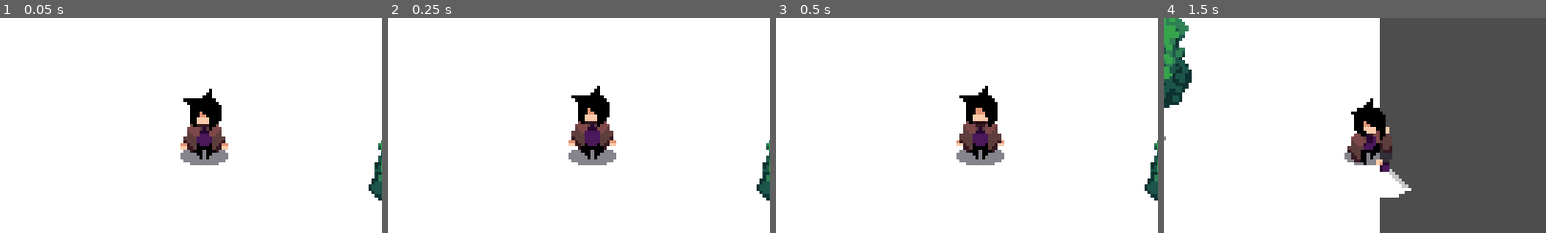
Above: before the commit, frames 1-4 (left to right).
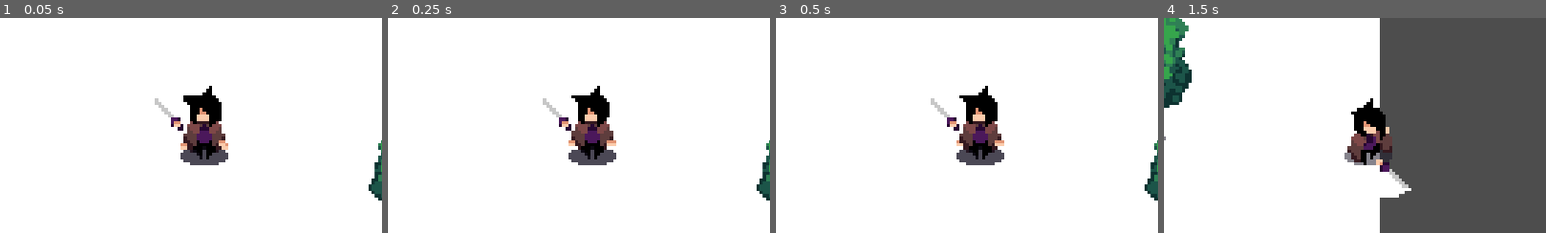
Above: after the commit, the same moments.

Repository: Jaycee293/First-Isometric
Game: Godot game, scene res://scenes/game.tscn
Same seed, same stepped clock (60 frames per second), same inputs: the game is played once before the commit and once after it.
Inputs:
- Up to frame 1 (0.05 s): no input
- Up to frame 2 (0.25 s): no input
- Up to frame 3 (0.5 s): no input
- Up to frame 4 (1.5 s): hold D (move_right) 0.53-1.28 s; tap Space (attack) at 0.6, 1.35 s; hold S (move_down) from 1.28 s (still down)
The pictures show only the part of the screen within x 23-73%, y 21-71%; the shares and areas given below are measured in that part.

The runs differ from the first frame. In frame 1, 1.7% of the frame differs, in the area x 40-60%, y 31-69%; in frame 2, 1.0%; in frame 3, 1.3%; in frame 4, nothing differs.

Commit message:
save point b4 gpt

Diff:
--- a/scenes/player.tscn
+++ b/scenes/player.tscn
@@ -782,6 +782,8 @@
 }
 
 [node name="Player" type="CharacterBody2D"]
+collision_layer = 7
+collision_mask = 7
 script = ExtResource("1_qlg0r")
 
 [node name="AnimatedSprite2D" type="AnimatedSprite2D" parent="."]
@@ -793,11 +795,12 @@
 shape = SubResource("CapsuleShape2D_t4otl")
 
 [node name="Attack" type="Sprite2D" parent="."]
-visible = false
 texture = ExtResource("1_dqkch")
 hframes = 7
 
 [node name="MyHitBox" type="Area2D" parent="Attack"]
+collision_layer = 7
+collision_mask = 7
 script = ExtResource("11_d2wvv")
 metadata/_custom_type_script = "uid://ccnjq8vodv02x"
 
--- a/scenes/slime.tscn
+++ b/scenes/slime.tscn
@@ -291,7 +291,7 @@
 
 [node name="Slime" type="CharacterBody2D"]
 collision_layer = 3
-collision_mask = 3
+collision_mask = 7
 script = ExtResource("1_2npkn")
 
 [node name="Sprite2D" type="Sprite2D" parent="."]
@@ -299,6 +299,8 @@
 hframes = 6
 
 [node name="MyHurtBox" type="Area2D" parent="Sprite2D"]
+collision_layer = 2
+collision_mask = 4
 script = ExtResource("2_pjw23")
 metadata/_custom_type_script = "uid://qwl46b8ba45y"
 
--- a/scripts/myhitbox.gd
+++ b/scripts/myhitbox.gd
@@ -4,5 +4,5 @@
 @export var damage := 14
 
 func _init() -> void:
-	collision_layer = 2
-	collision_mask = 0
+	collision_layer = 4
+	collision_mask = 2
--- a/scripts/myhurtbox.gd
+++ b/scripts/myhurtbox.gd
@@ -2,8 +2,8 @@
 extends Area2D
 
 func _init() -> void:
-	collision_layer = 0
-	collision_mask = 2
+	collision_layer = 2
+	collision_mask = 4
 
 
 func _ready() -> void:
@@ -11,6 +11,7 @@
 
 
 func _on_area_entered(hitbox: MyHitBox) -> void:
+	print("hurt")
 	if hitbox == null:
 		return
 
